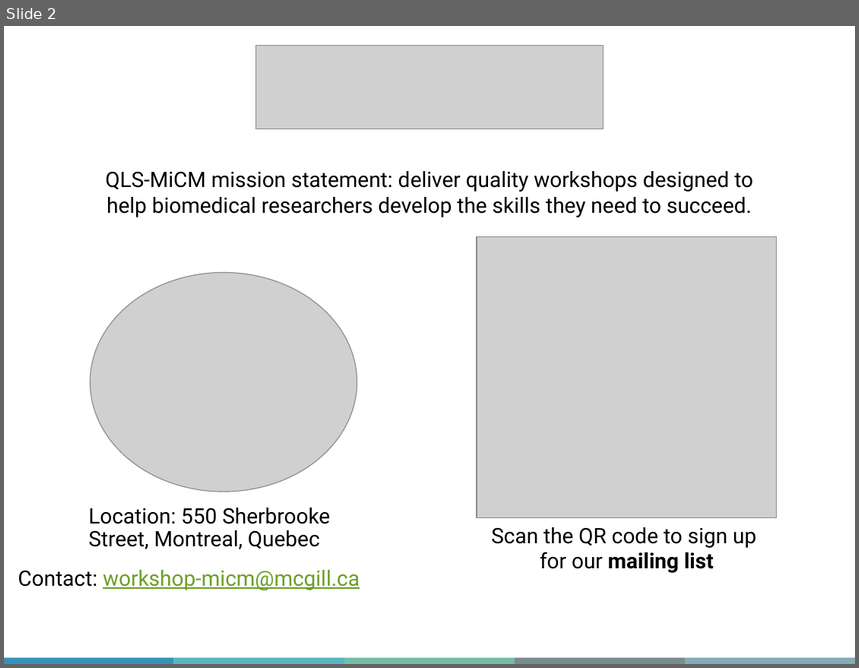
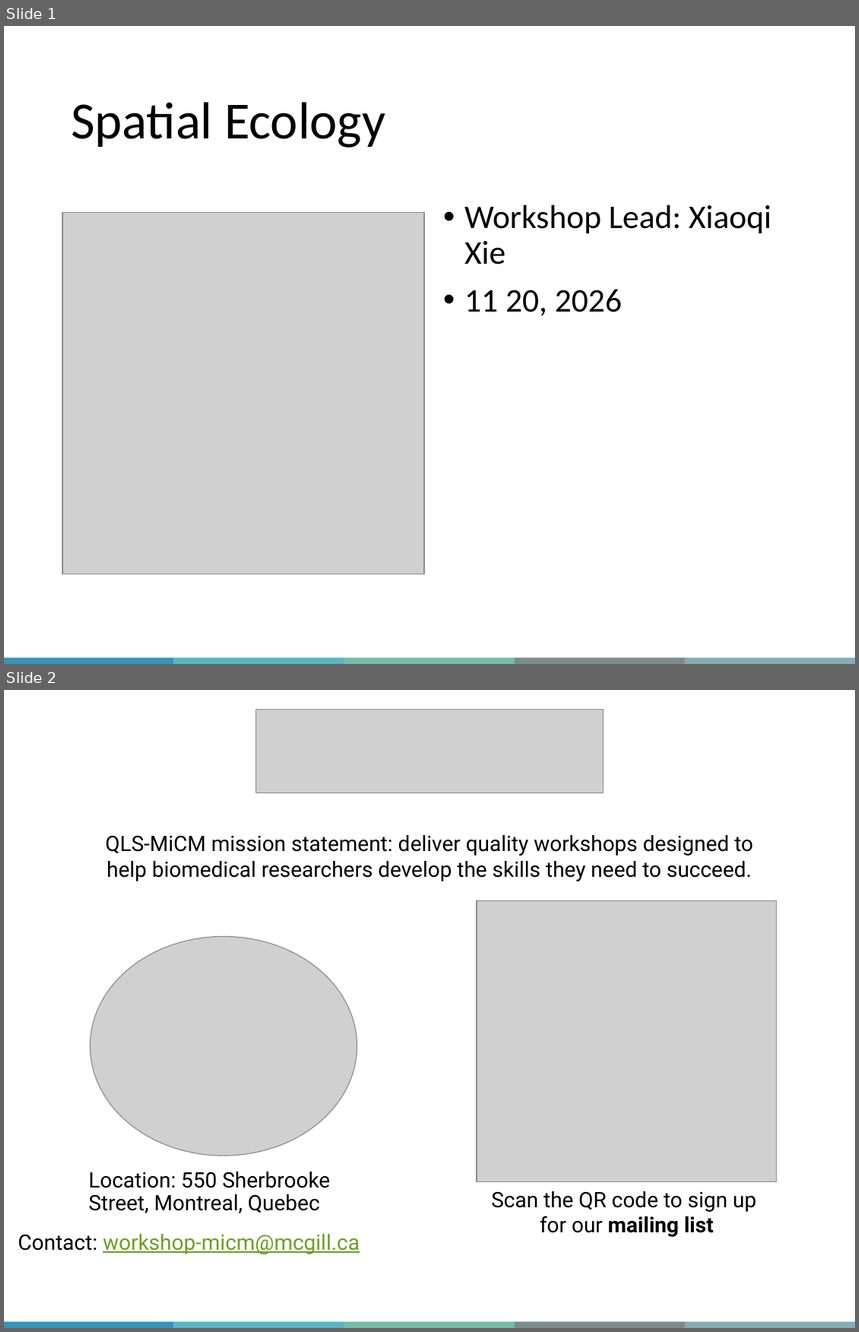
Before and after one commit to XiaoqiXie98/discovery_day, a slide deck: Slides/QLS-MiCM Workshop PPT Slides Template.pptx. Shown one above the other, each under a label of ours: slide 2 before the commit, slides 1 and 2 after it. The pictures are 859x668 and 859x1332 pixels, drawn with LibreOffice and Linux fonts; fonts in the diff are those of the drawing; grey boxes stand for pictures; background and template pictures are left out. Boxes give left, top, right and bottom in pixels: in the first picture for what was removed or moved away, otherwise in the second. Text is boxed around its words. In the diff, an @@ line names an element or a change of style, - is before the commit and + after.

```diff
--- a/Slides/QLS-MiCM Workshop PPT Slides Template.pptx
+++ b/Slides/QLS-MiCM Workshop PPT Slides Template.pptx
@@ slide 1 added at [4, 26, 855, 664], background #FFFFFF; not listed: 5 template elements that a slide beside it also shows @@
@@ title added at [71, 102, 386, 148], 44 pt, text #000000 @@
+Spatial Ecology
@@ text added at [465, 205, 772, 316], 28 pt, text #000000 @@
+• Workshop Lead: Xiaoqi Xie
+• 11 20, 2026
@@ picture added at [63, 212, 424, 574] @@
```
Also in this commit, not shown: 13 other slides added, 4 slides removed.
